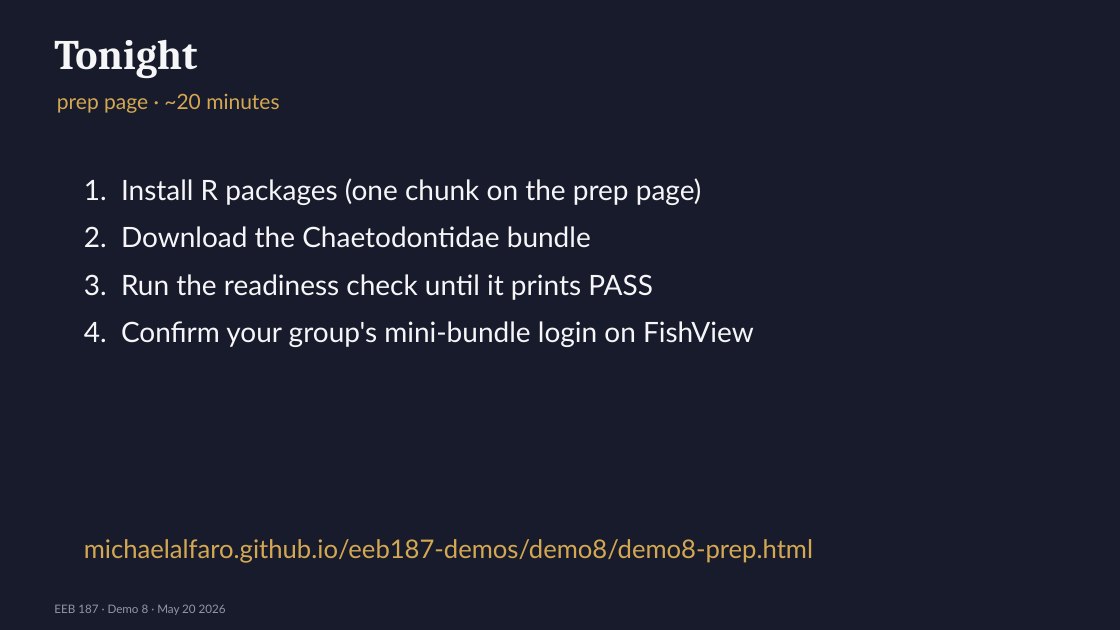
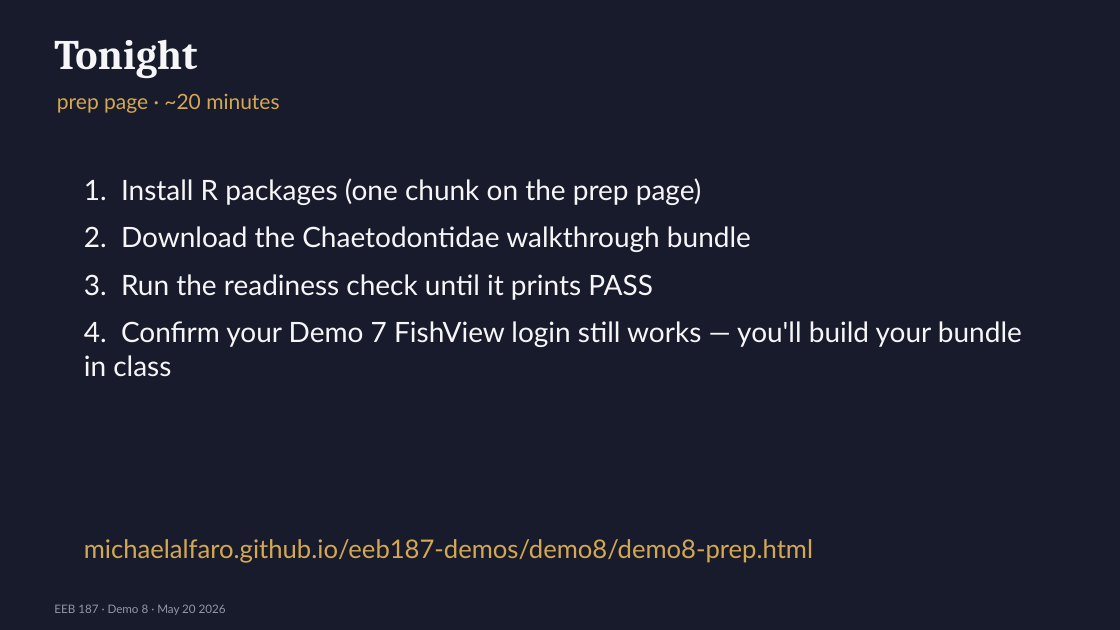
Before and after one commit to michaelalfaro/eeb187-demos, a slide deck: slide 19 of demo8/slides/demo8-intro-slides.pptx (slide 18 before the commit). Drawn at 1120x630 pixels with LibreOffice and Linux fonts; fonts in the diff are those of the drawing. Boxes give left, top, right and bottom in pixels: in the first picture for what was removed or moved away, otherwise in the second. Text is boxed around its words. In the diff, an @@ line names an element or a change of style, - is before the commit and + after.

```diff
--- a/demo8/slides/demo8-intro-slides.pptx
+++ b/demo8/slides/demo8-intro-slides.pptx
@@ text at (x1=84, y1=226, x2=751, y2=252): text changed @@
-2. Download the Chaetodontidae bundle
+2. Download the Chaetodontidae walkthrough bundle
@@ text at (x1=84, y1=321, x2=1022, y2=377): text changed @@
-4. Confirm your group's mini-bundle login on FishView
+4. Confirm your Demo 7 FishView login still works — you'll build your bundle in class
```
Also in this commit, not shown: 1 other slide changed, 1 slide added, 44 other files.
